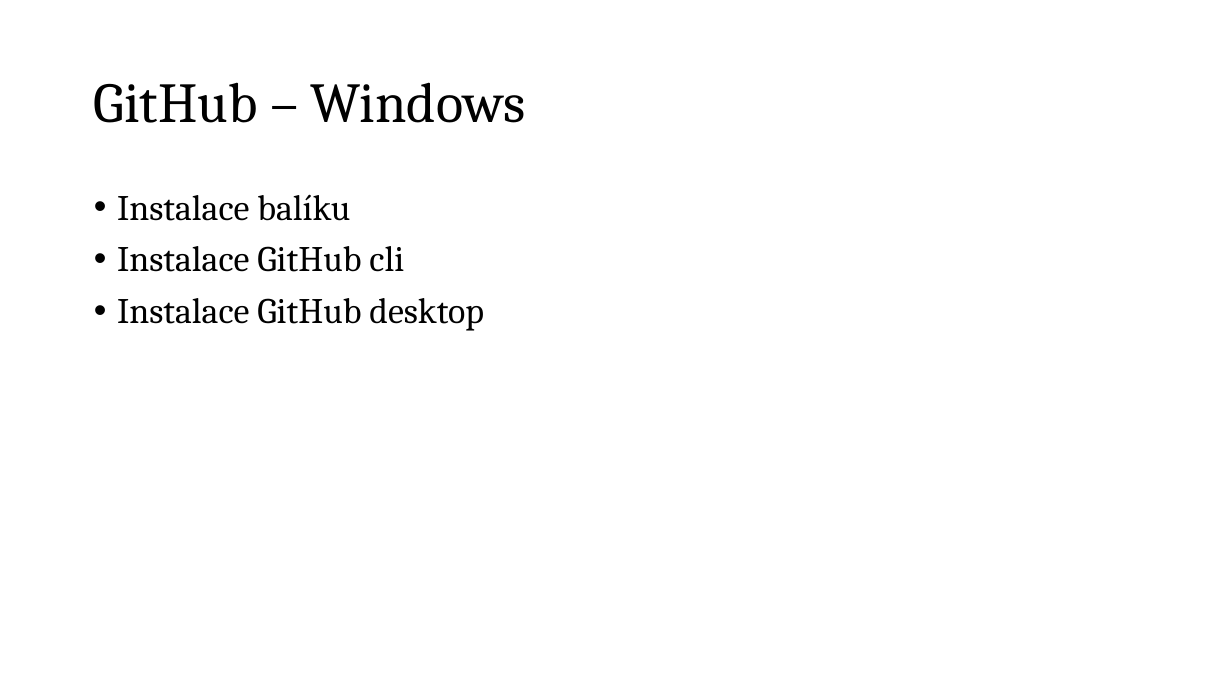
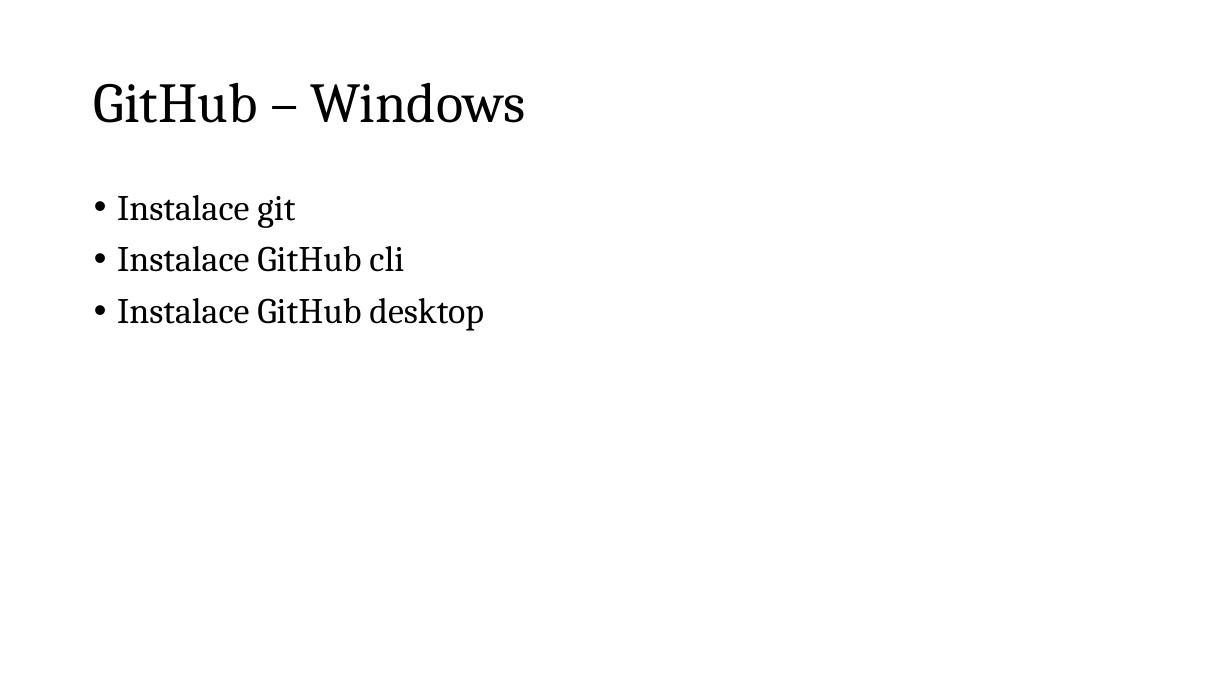
Before and after one commit to pepe/gitwstul22, a slide deck: slide 24 of gitwstul.pptx. Drawn at 1232x693 pixels with LibreOffice and Linux fonts; fonts in the diff are those of the drawing. Boxes give left, top, right and bottom in pixels: in the first picture for what was removed or moved away, otherwise in the second. Text is boxed around its words. In the diff, an @@ line names an element or a change of style, - is before the commit and + after.

```diff
--- a/gitwstul.pptx
+++ b/gitwstul.pptx
@@ text at (117, 195, 295, 228): text changed @@
-• Instalace balíku
+• Instalace git
```
Also in this commit, not shown: 3 other slides changed, 1 slide added, 2 other files.
